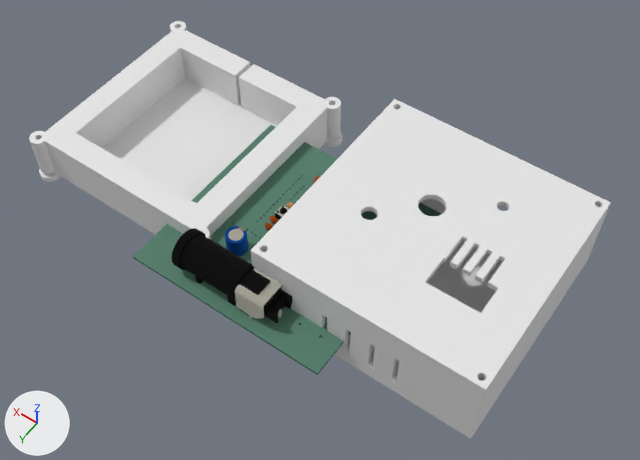
One commit to the Blender file hardware/3d/enclosure.blend: the scene before it, then after it.
Rendered twice from a 50 mm lens placed at (-98.0, 222.0, 344.0), pointed at (54.0, 10.0, 11.0). The axes (+X, +Y, +Z) are drawn at lower left. The lights are the same throughout. The older version comes first.

The first picture shows 'box', 'panel', 'pcb_board', 'plate_frame'.
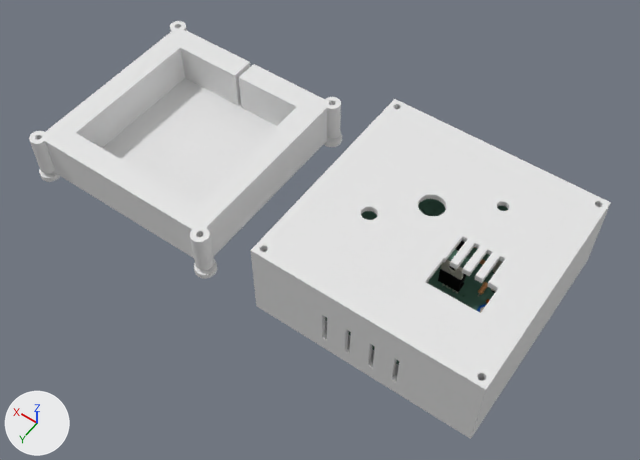
Changed parts and their boxes [x1, y1, x2, y2] in the pictures (640 x 460 px):
'pcb_board', moved (mostly hidden afterwards): before [133, 125, 441, 375]; after [325, 199, 508, 365]

The change, as a list of edits to the scene's bpy script:
```text
Change me_to_220_3_vertical_004:
    used by ob_pcb_board; parent = ob_q1; location = (-30.0, -11.89, 16.15)
    remove me_to_220_3_vertical_004.from_pydata(...)  # 63419 vertices, 64972 faces; spans x -82.0..22.0, y -64.0..40.0, z -9.8..20.9
    add me_to_220_3_vertical_004.from_pydata(...)  # 63419 vertices, 64972 faces; spans x -52.0..52.0, y -52.0..52.0, z -15.3..15.3
    me_to_220_3_vertical_004 part 1: the whole mesh is moved by (30.0, 12.0, -5.6)
Change ob_pcb_board:
    ob_pcb_board.location: (-30.0, -11.89, 16.15) -> (0.0, 0.0, 21.7)
```
